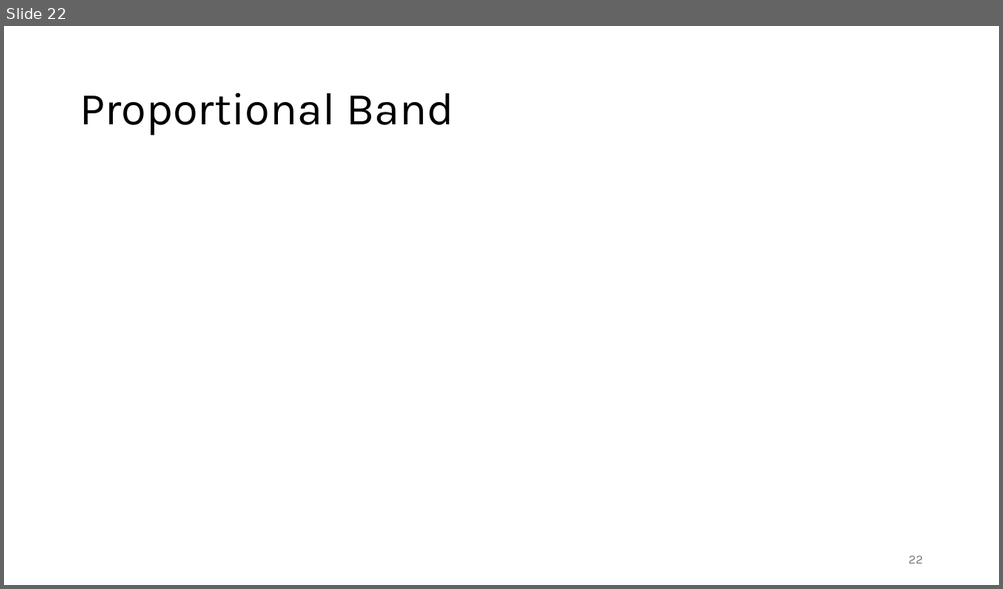
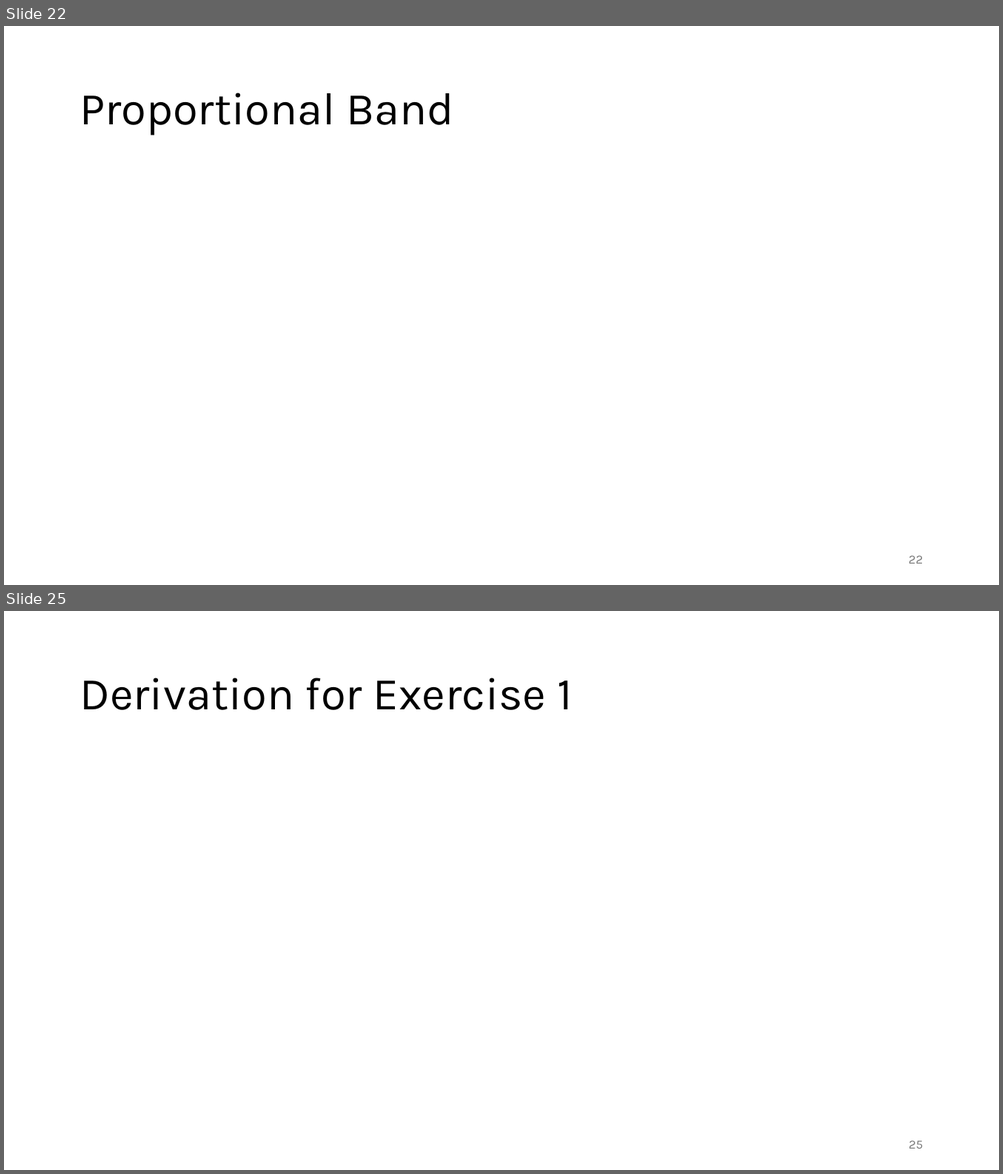
Before and after one commit to FelixWick/control_engineering, a slide deck: slides/2_continuous_controllers.pptx. Shown one above the other, each under a label of ours: slide 22 before the commit, slides 22 and 25 after it; the slides between them are not shown. The pictures are 1003x589 and 1003x1174 pixels, drawn with LibreOffice and Linux fonts; fonts in the diff are those of the drawing; grey boxes stand for pictures. Boxes give left, top, right and bottom in pixels: in the first picture for what was removed or moved away, otherwise in the second. Text is boxed around its words. In the diff, an @@ line names an element or a change of style, - is before the commit and + after.

Commit message:
exercises

```diff
--- a/slides/2_continuous_controllers.pptx
+++ b/slides/2_continuous_controllers.pptx
@@ slide 25 added at [4, 611, 999, 1170], background #FFFFFF @@
@@ title added at [79, 678, 572, 710], 44 pt, text #000000 @@
+Derivation for Exercise 1
@@ page number added at [908, 1141, 922, 1149], 12 pt, text #797979 @@
+25
```
Also in this commit, not shown: 2 other slides added, 1 other file.
